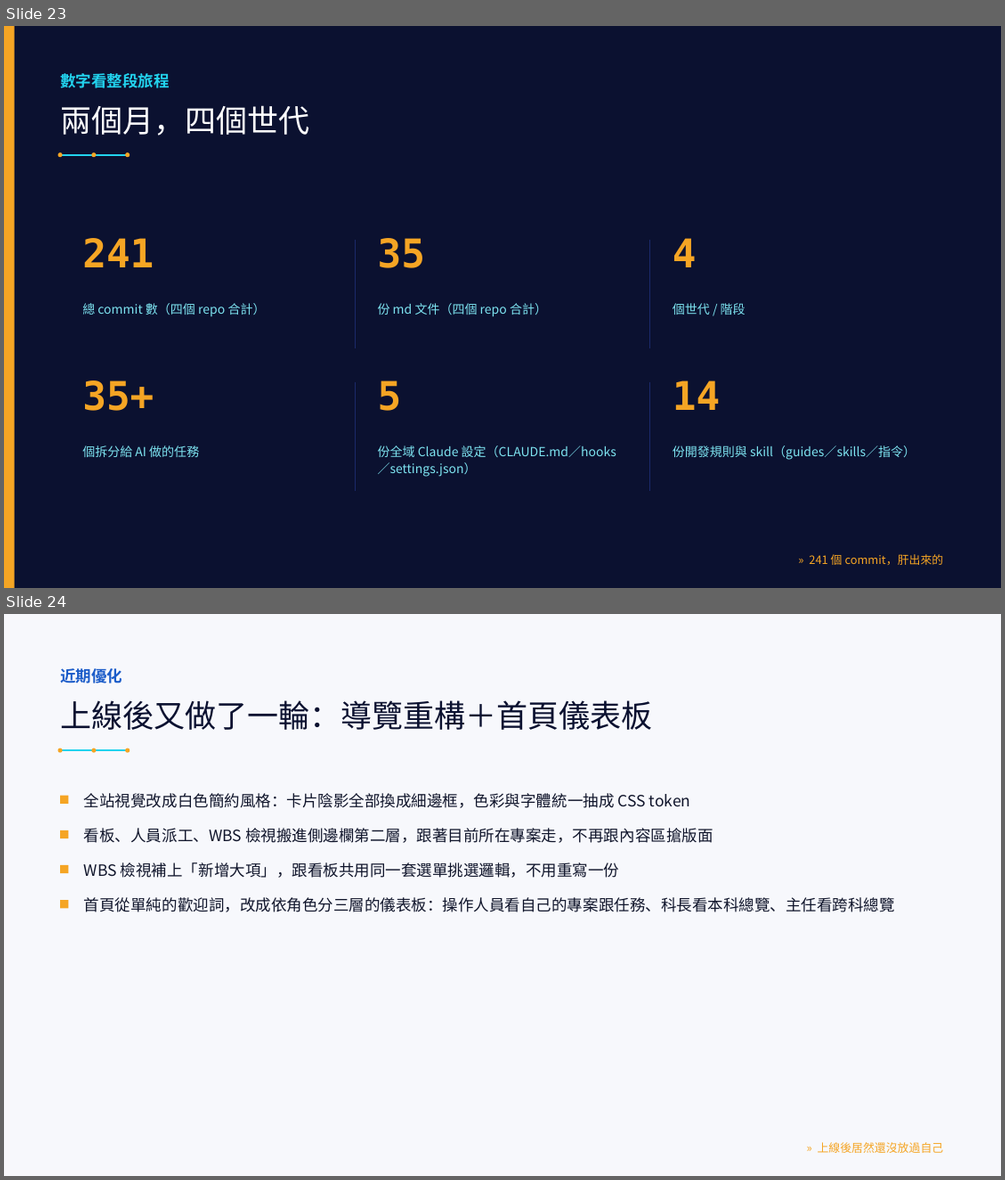
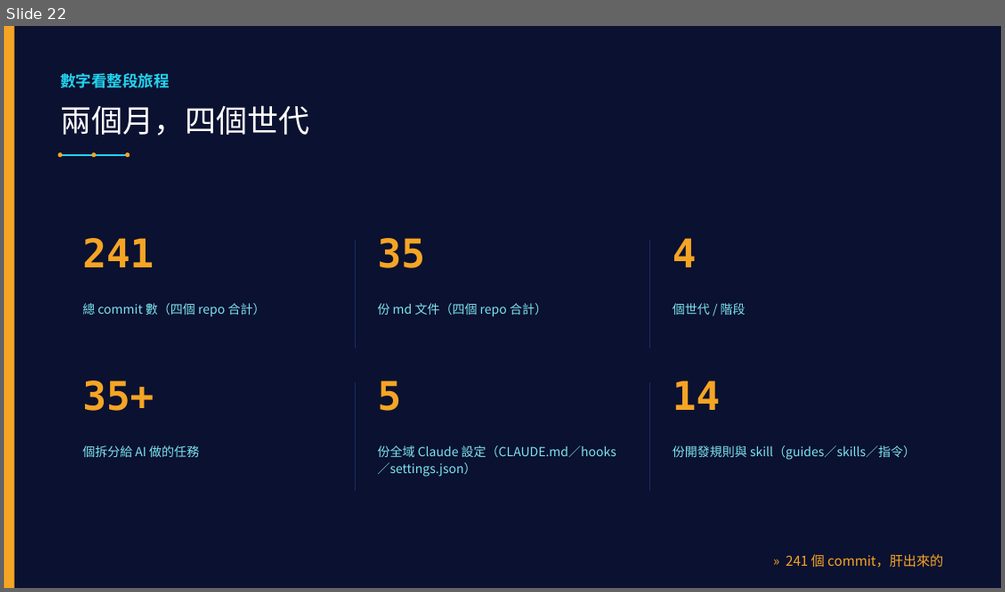
Before and after one commit to LinGaOscar/Spring-MissionBoard, a slide deck: docs/專案介紹.pptx. Shown one above the other, each under a label of ours: slides 23 and 24 before the commit, slide 22 after it. The pictures are 1005x1180 and 1005x592 pixels, drawn with LibreOffice and Linux fonts; fonts in the diff are those of the drawing. Boxes give left, top, right and bottom in pixels: in the first picture for what was removed or moved away, otherwise in the second. Text is boxed around its words. In the diff, an @@ line names an element or a change of style, - is before the commit and + after.

```diff
--- a/docs/專案介紹.pptx
+++ b/docs/專案介紹.pptx
@@ slide 24 removed at <box>4,614,1001,1176</box>, background #F7F8FC @@
@@ text removed at <box>60,668,122,683</box> @@
-近期優化
@@ text removed at <box>60,700,653,730</box> @@
-上線後又做了一輪：導覽重構＋首頁儀表板
@@ ellipse removed at <box>58,748,63,753</box> @@
@@ line removed from (60, 750) to (128, 750) @@
@@ ellipse removed at <box>91,748,96,753</box> @@
@@ ellipse removed at <box>125,748,129,753</box> @@
@@ rectangle removed at <box>60,795,68,804</box> @@
@@ text removed at <box>84,793,691,808</box> @@
-全站視覺改成白色簡約風格：卡片陰影全部換成細邊框，色彩與字體統一抽成 CSS token
@@ rectangle removed at <box>60,830,68,838</box> @@
@@ text removed at <box>84,828,713,843</box> @@
-看板、人員派工、WBS 檢視搬進側邊欄第二層，跟著目前所在專案走，不再跟內容區搶版面
@@ rectangle removed at <box>60,865,68,873</box> @@
@@ text removed at <box>84,862,620,877</box> @@
-WBS 檢視補上「新增大項」，跟看板共用同一套選單挑選邏輯，不用重寫一份
@@ rectangle removed at <box>60,900,68,908</box> @@
@@ text removed at <box>84,897,895,912</box> @@
-首頁從單純的歡迎詞，改成依角色分三層的儀表板：操作人員看自己的專案跟任務、科長看本科總覽、主任看跨科總覽
@@ text removed at <box>817,1142,944,1152</box> @@
-» 上線後居然還沒放過自己
@@ what was slide 23 is now slide 22 @@
@@ slide 22 changed as well @@
@@ text "» 241 個 commit，肝出來的" at <box>785,554,943,567</box>: size 11 to 13 pt @@
```
Also in this commit, not shown: 23 other slides changed, 2 other slides removed.
